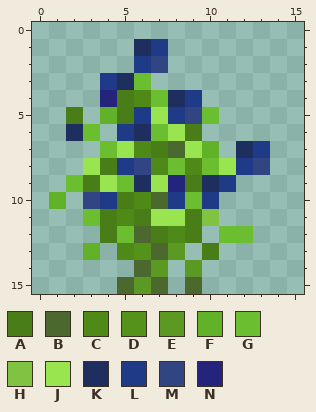
File history of a pixel-art sprite, assets/blueberry/blueberry_8.png. Above, as it was before the edit.
The file is 16x16 pixels.
Palette (. is transparent): A #497d18  B #4b692f  C #4f8a18  D #549219  E #5c9922  F #61b129  G #6abe30  H #80c241  J #99e550  K #1d2e5f  L #1f3a86  M #304582  N #24247d
Once edited:
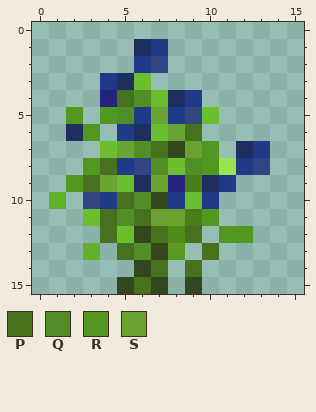
Colours new in this view: P #46711d  Q #528e28  R #519720  S #69a332
From old to new:
{"colour":"B","old":"#4b692f","new":"#32471e"}
{"y":4,"x":5,"old":"AC","new":"PQ"}
{"y":5,"x":2,"old":"A","new":"R"}
{"y":5,"x":4,"old":"FA","new":"RQ"}
{"y":5,"x":7,"old":"J","new":"S"}
{"y":6,"x":3,"old":"G","new":"R"}
{"y":6,"x":8,"old":"JA","new":"SP"}
{"y":7,"x":5,"old":"JCA","new":"SQP"}
{"y":7,"x":9,"old":"JF","new":"SR"}
{"y":8,"x":3,"old":"JA","new":"RP"}
{"y":8,"x":7,"old":"C","new":"Q"}
{"y":8,"x":9,"old":"CG","new":"QR"}
{"y":9,"x":2,"old":"GAJ","new":"RPS"}
{"y":9,"x":7,"old":"J","new":"S"}
{"y":10,"x":5,"old":"AC","new":"PQ"}
{"y":11,"x":4,"old":"ACAJJ","new":"PQPSS"}
{"y":11,"x":10,"old":"H","new":"R"}
{"y":12,"x":4,"old":"A","new":"P"}
{"y":12,"x":7,"old":"A","new":"P"}
{"y":12,"x":9,"old":"A","new":"P"}
{"y":12,"x":11,"old":"GG","new":"RR"}
{"y":13,"x":5,"old":"CD","new":"PQ"}
{"y":13,"x":10,"old":"A","new":"P"}
{"y":14,"x":7,"old":"E","new":"P"}
{"y":14,"x":9,"old":"E","new":"P"}
{"y":15,"x":6,"old":"E","new":"P"}
{"label":"changed","picture_box":[66,90,253,294]}
